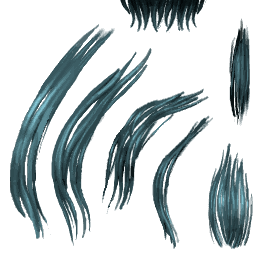
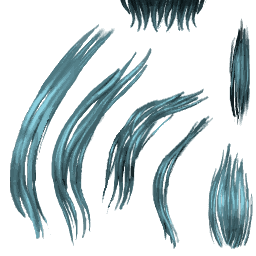
Two versions of the same layered image (256x256). Layer-by-layer changes:
pixels changed over [10, 0, 253, 249] (layer not identified)
